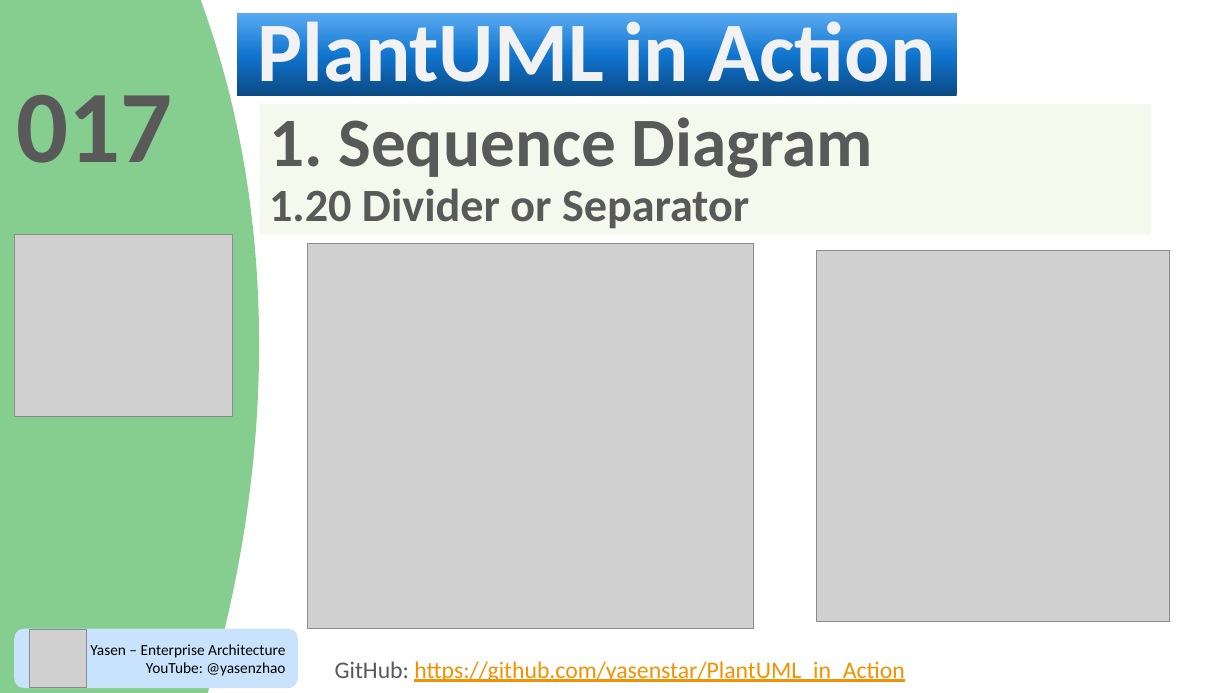
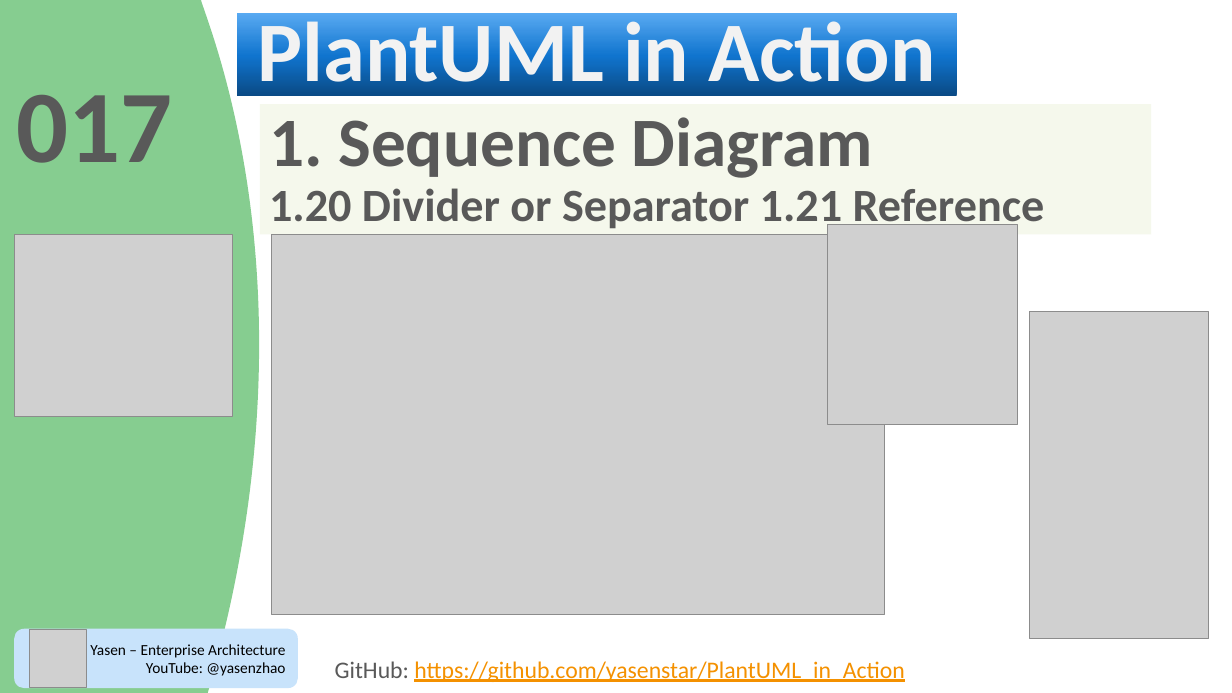
Before and after one commit to yasenstar/PlantUML_in_Action, a slide deck: slide 18 of PlantUML_in_Action.pptx. Drawn at 1232x693 pixels with LibreOffice and Linux fonts; fonts in the diff are those of the drawing; grey boxes stand for pictures; background and template pictures are left out; a plain dark background stands for a picture behind light text. Boxes give left, top, right and bottom in pixels: in the first picture for what was removed or moved away, otherwise in the second. Text is boxed around its words. In the diff, an @@ line names an element or a change of style, - is before the commit and + after.

```diff
--- a/PlantUML_in_Action.pptx
+++ b/PlantUML_in_Action.pptx
@@ text in rectangle at [269, 188, 1045, 233]: text changed @@
-1.20 Divider or Separator
+1.20 Divider or Separator 1.21 Reference
@@ picture: place and size @@
-picture at [308, 243, 754, 628]
+picture at [272, 235, 884, 615]
@@ picture: place and size @@
-picture at [817, 250, 1170, 621]
+picture at [828, 225, 1019, 424]
@@ picture added at [1030, 312, 1209, 639] @@
```
Also in this commit, not shown: 2 other slides changed, 8 other files.
